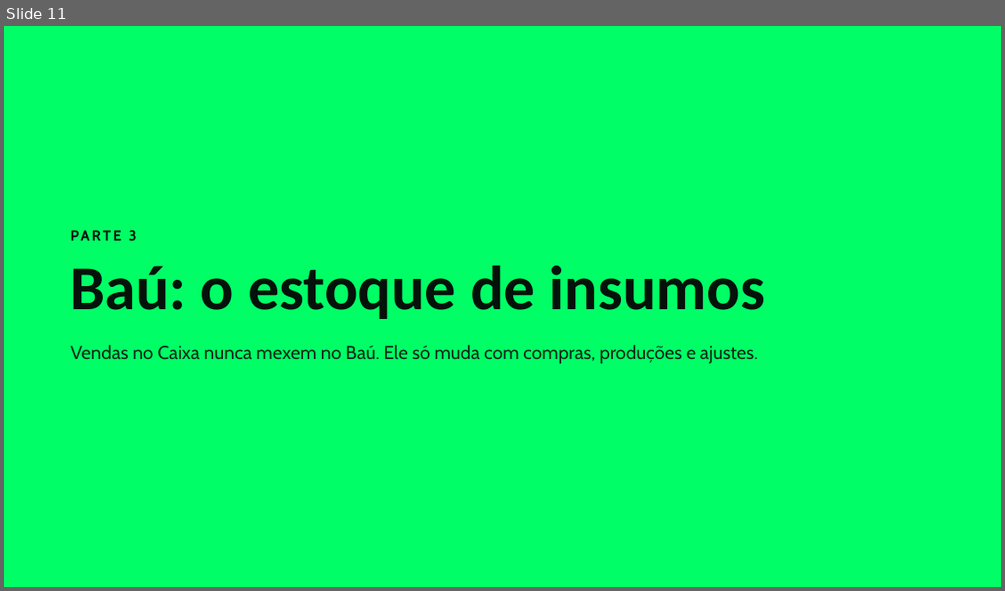
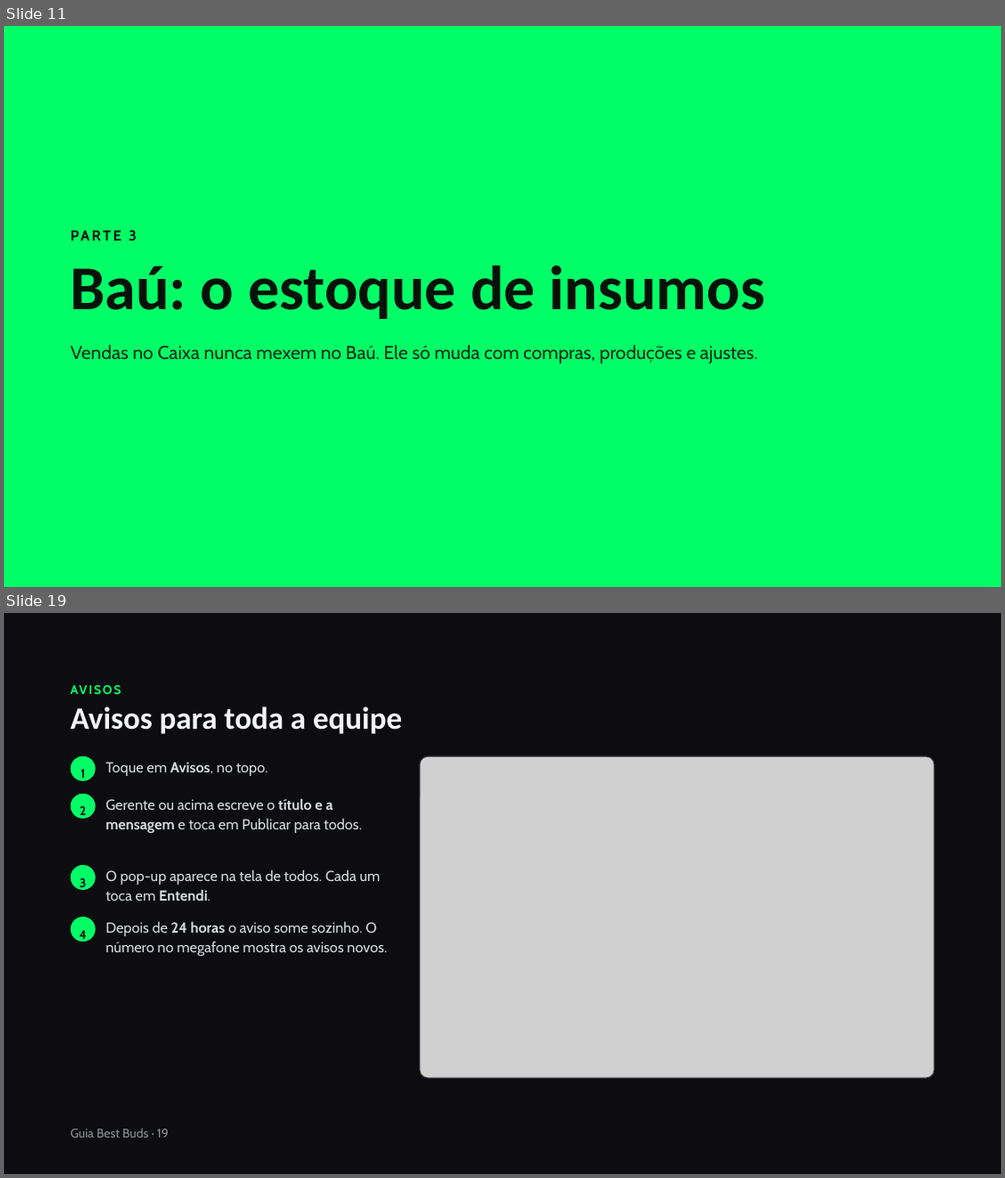
Before and after one commit to BESTBUDSOFC/BESTBUDS, a slide deck: docs/Guia_do_Sistema_Best_Buds.pptx. Shown one above the other, each under a label of ours: slide 11 before the commit, slides 11 and 19 after it; the slides between them are not shown. The pictures are 1005x591 and 1005x1178 pixels, drawn with LibreOffice and Linux fonts; fonts in the diff are those of the drawing; grey boxes stand for pictures. Boxes give left, top, right and bottom in pixels: in the first picture for what was removed or moved away, otherwise in the second. Text is boxed around its words. In the diff, an @@ line names an element or a change of style, - is before the commit and + after.

```diff
--- a/docs/Guia_do_Sistema_Best_Buds.pptx
+++ b/docs/Guia_do_Sistema_Best_Buds.pptx
@@ slide 19 added at (4,613,1001,1174), background #0D0D11 @@
@@ text added at (71,680,961,699), 12 pt, text #00FF66, bold @@
+AVISOS
@@ text added at (71,706,402,734), 30 pt, text #F3F4F6, bold @@
+Avisos para toda a equipe
@@ rounded rectangle added at (71,755,96,780), fill #00FF66 @@
@@ text added at (81,769,85,781), 12 pt, text #0D0D11, bold @@
+1
@@ text added at (105,762,268,776), 14 pt, text #D5D9E0 @@
+Toque em Avisos, no topo.
@@ rounded rectangle added at (420,755,935,1078), fill #15151C @@
@@ picture added at (420,756,934,1078) @@
@@ rounded rectangle added at (420,756,934,1078), outline #282836 0.5 pt @@
@@ rounded rectangle added at (71,793,96,818), fill #00FF66 @@
@@ text added at (105,798,362,833), 14 pt, text #D5D9E0 @@
+Gerente ou acima escreve o título e a mensagem e toca em Publicar para todos.
@@ text added at (80,806,86,819), 12 pt, text #0D0D11, bold @@
+2
@@ rounded rectangle added at (71,865,96,890), fill #00FF66 @@
@@ text added at (80,878,87,891), 12 pt, text #0D0D11, bold @@
+3
@@ text added at (105,869,380,900), 14 pt, text #D5D9E0 @@
+O pop-up aparece na tela de todos. Cada um toca em Entendi.
@@ rounded rectangle added at (71,916,96,941), fill #00FF66 @@
@@ text added at (80,930,87,942), 12 pt, text #0D0D11, bold @@
+4
@@ text added at (105,921,387,956), 14 pt, text #D5D9E0 @@
+Depois de 24 horas o aviso some sozinho. O número no megafone mostra os avisos novos.
@@ text added at (71,1127,169,1137), 12 pt, text #8A909C @@
+Guia Best Buds · 19
```
Also in this commit, not shown: 11 slides changed, 1 other slide added, 1 other file.
